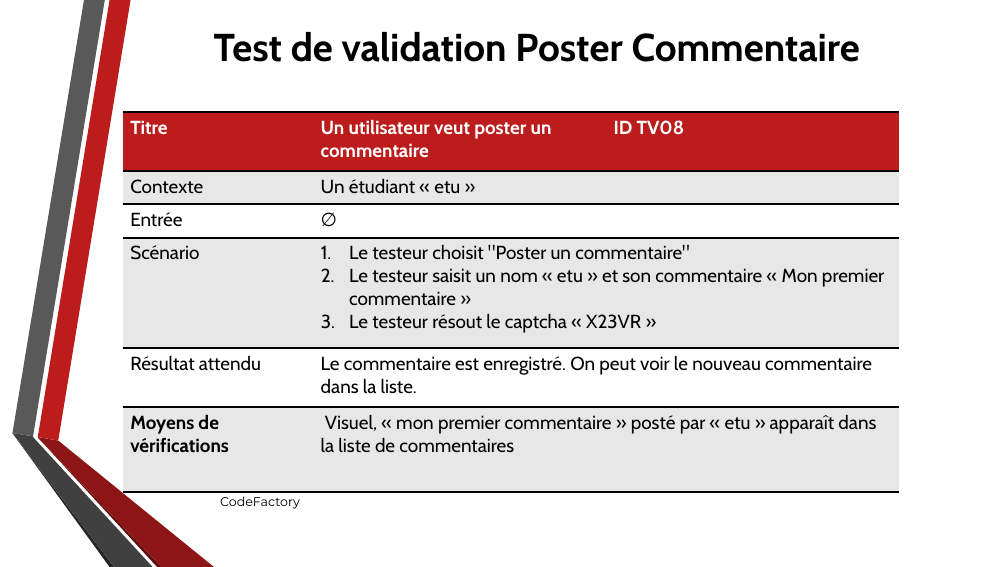
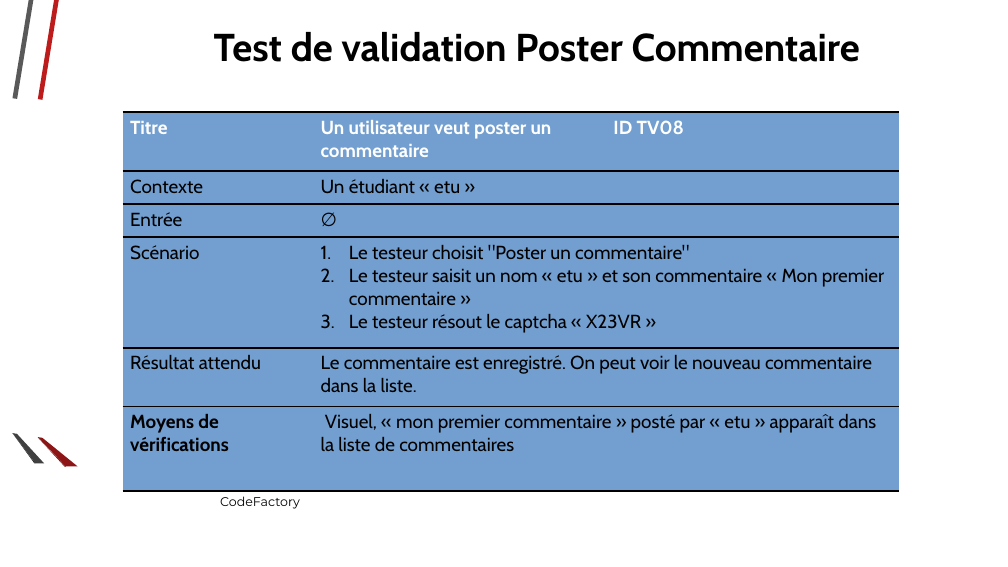
Before and after one commit to Ashmouth/IL, a slide deck: slide 15 of Diaporama/Diaporama.odp. Drawn at 1008x567 pixels with LibreOffice and Linux fonts; fonts in the diff are those of the drawing; background and template pictures are left out. Boxes give left, top, right and bottom in pixels: in the first picture for what was removed or moved away, otherwise in the second. Text is boxed around its words. In the diff, an @@ line names an element or a change of style, - is before the commit and + after.

Commit message:
modif diapo av soutenance + ajout repondre commentaire (dia seq)

```diff
--- a/Diaporama/Diaporama.odp
+++ b/Diaporama/Diaporama.odp
@@ table at bbox=[123, 112, 898, 482] @@
@@ fill #BC1C1C to #729FCF in row 1 @@
@@ fill #E7E7E7 to #729FCF in 6 cells @@
@@ fill #FFFFFF to #729FCF in 4 cells @@
@@ outline redrawn in 6 elements at bbox=[38, 0, 131, 441], bbox=[12, 0, 104, 436], bbox=[12, 433, 113, 567], bbox=[38, 438, 162, 567], bbox=[38, 437, 214, 567], bbox=[12, 433, 152, 567] @@
```
Also in this commit, not shown: 16 other slides changed, 1 other file.
